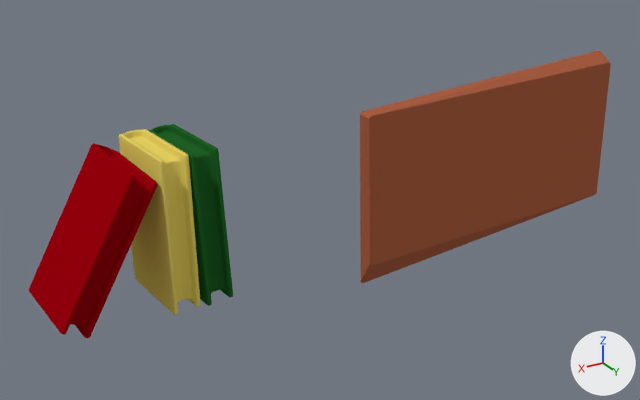
The Blender file development/PROPS/Livros e Quadro(sem a foto)blend.blend as it was, and as the next commit left it.
Both versions are drawn from a camera (50 mm lens) standing at (3.484, 4.28, 1.606) and looking at (2.567, 2.752, 0.842). The lights are fixed; the arrows at lower right show +X, +Y and +Z.
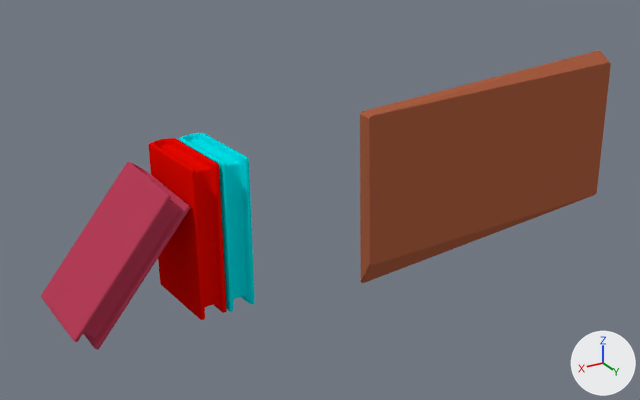
Where the change shows, as pixel boxes [x1, y1, x2, y2] in the pictures (640 x 400 px):
'Cube.004', recoloured, moved, turned: before [29, 143, 158, 338]; after [41, 162, 190, 350]
'Cube.005', recoloured, moved, turned: before [119, 129, 201, 315]; after [148, 138, 227, 320]
'Cube.006', recoloured, moved, turned: before [148, 124, 233, 306]; after [178, 133, 255, 312]

Patch to the scene script:
```diff
--- a/development/PROPS/Livros e Quadro(sem a foto)blend.blend.py
+++ b/development/PROPS/Livros e Quadro(sem a foto)blend.blend.py
@@ mat_livro2 @@
+mat_livro2 = diffuse_material('Livro2')
+mat_livro2.base_color = (0.8, 0.00268, 0.0)  # red #e70900
@@ mat_material_002 @@
+mat_material_002 = diffuse_material('Material.002')
+mat_material_002.base_color = (0.467, 0.0489, 0.0979)  # red #b63e58
@@ mat_livro3 @@
+mat_livro3 = diffuse_material('Livro3')
+mat_livro3.base_color = (0.0, 0.738, 0.8)  # cyan #00dfe7
@@ me_cube_006 @@
 me_cube_006.from_pydata(...)  # 272 vertices, 270 faces; spans x -1.0..1.0, y -1.0..1.08, z -1.0..1.0
-me_cube_006.materials.append(mat_livro1_001)  # dark green #216427
+me_cube_006.materials.append(mat_livro3)  # cyan #00dfe7
@@ me_cube_005 @@
 me_cube_005.from_pydata(...)  # 272 vertices, 270 faces; spans x -1.0..1.0, y -1.0..1.08, z -1.0..1.0
-me_cube_005.materials.append(mat_livro2_001)  # yellow #e7d364
+me_cube_005.materials.append(mat_livro2)  # red #e70900
@@ me_cube_004 @@
 me_cube_004.from_pydata(...)  # 272 vertices, 270 faces; spans x -1.0..1.0, y -1.0..1.08, z -1.0..1.0
-me_cube_004.materials.append(mat_livro3_001)  # red #99000d
+me_cube_004.materials.append(mat_material_002)  # red #b63e58
@@ ob_cube_006 @@
 ob_cube_006 = bpy.data.objects.new('Cube.006', me_cube_006)
-ob_cube_006.location = (2.886, 2.792, 0.897)
-ob_cube_006.rotation_euler = (0.00667, 3.088, -3.065)  # degrees (0.4, 177, -176)
+ob_cube_006.location = (2.832, 2.791, 0.869)
+ob_cube_006.rotation_euler = (3.143, 6.288, -6.207)  # degrees (180, 360, -356)
 ob_cube_006.scale = (0.0282, 0.0908, 0.157)
@@ ob_cube_005 @@
 ob_cube_005 = bpy.data.objects.new('Cube.005', me_cube_005)
-ob_cube_005.location = (2.949, 2.792, 0.897)
-ob_cube_005.rotation_euler = (0.0038, 3.124, -3.065)  # degrees (0.2, 179, -176)
+ob_cube_005.location = (2.894, 2.791, 0.869)
+ob_cube_005.rotation_euler = (3.143, 6.288, -6.207)  # degrees (180, 360, -356)
 ob_cube_005.scale = (0.0282, 0.0908, 0.157)
@@ ob_cube_004 @@
 ob_cube_004 = bpy.data.objects.new('Cube.004', me_cube_004)
-ob_cube_004.location = (3.085, 2.791, 0.892)
-ob_cube_004.rotation_euler = (3.099, 5.77, -6.195)  # degrees (178, 331, -355)
+ob_cube_004.location = (3.045, 2.791, 0.853)
+ob_cube_004.rotation_euler = (3.08, 5.598, -6.184)  # degrees (176, 321, -354)
 ob_cube_004.scale = (0.0282, 0.0908, 0.157)
```
